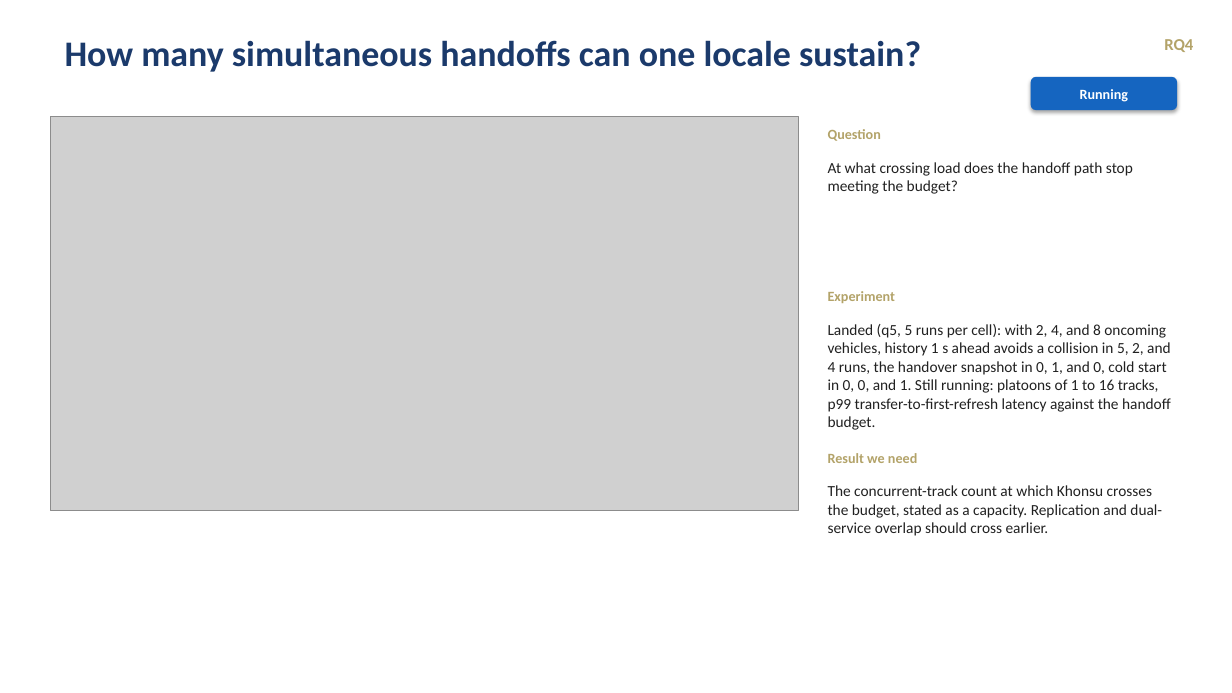
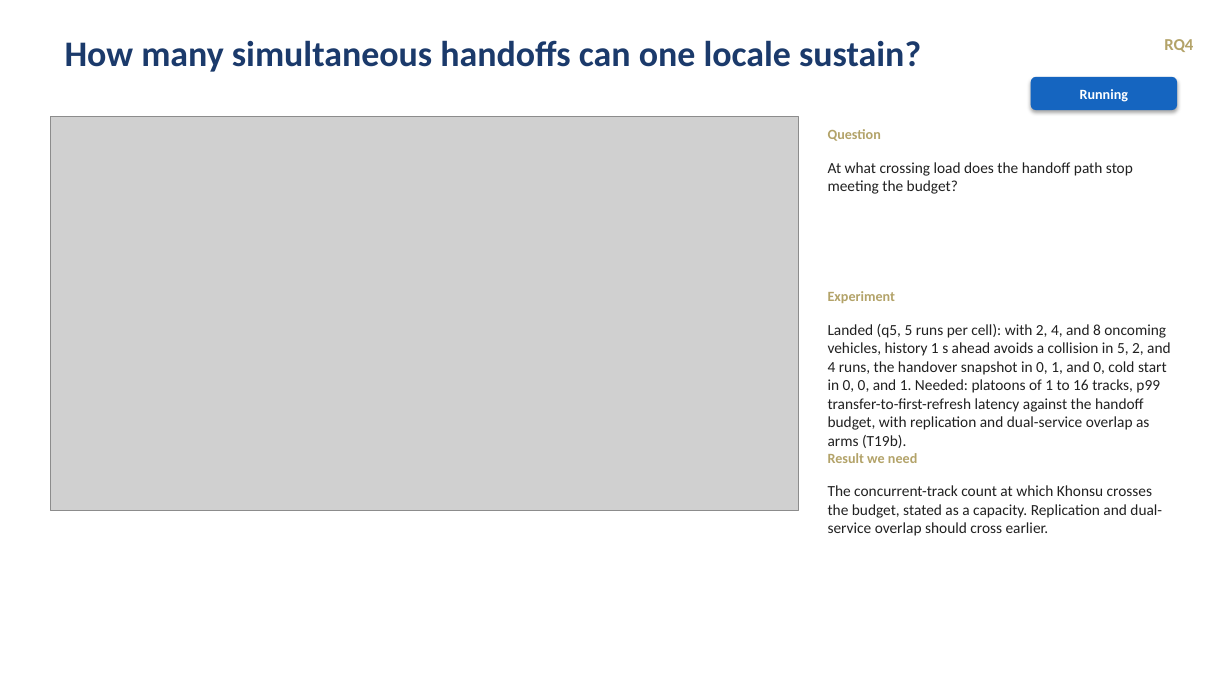
Before and after one commit to tlandle/eCAV, a slide deck: slide 16 of docs/kb/decks/khonsu_story_2026-09-04.pptx. Drawn at 1232x693 pixels with LibreOffice and Linux fonts; fonts in the diff are those of the drawing; grey boxes stand for pictures. Boxes give left, top, right and bottom in pixels: in the first picture for what was removed or moved away, otherwise in the second. Text is boxed around its words. In the diff, an @@ line names an element or a change of style, - is before the commit and + after.

```diff
--- a/docs/kb/decks/khonsu_story_2026-09-04.pptx
+++ b/docs/kb/decks/khonsu_story_2026-09-04.pptx
@@ text at box(828, 324, 1171, 448): text changed @@
-Landed (q5, 5 runs per cell): with 2, 4, and 8 oncoming vehicles, history 1 s ahead avoids a collision in 5, 2, and 4 runs, the handover snapshot in 0, 1, and 0, cold start in 0, 0, and 1. Still running: platoons of 1 to 16 tracks, p99 transfer-to-first-refresh latency against the handoff budget.
+Landed (q5, 5 runs per cell): with 2, 4, and 8 oncoming vehicles, history 1 s ahead avoids a collision in 5, 2, and 4 runs, the handover snapshot in 0, 1, and 0, cold start in 0, 0, and 1. Needed: platoons of 1 to 16 tracks, p99 transfer-to-first-refresh latency against the handoff budget, with replication and dual-service overlap as arms (T19b).
```
Also in this commit, not shown: 2 other slides changed, 1 other file.
